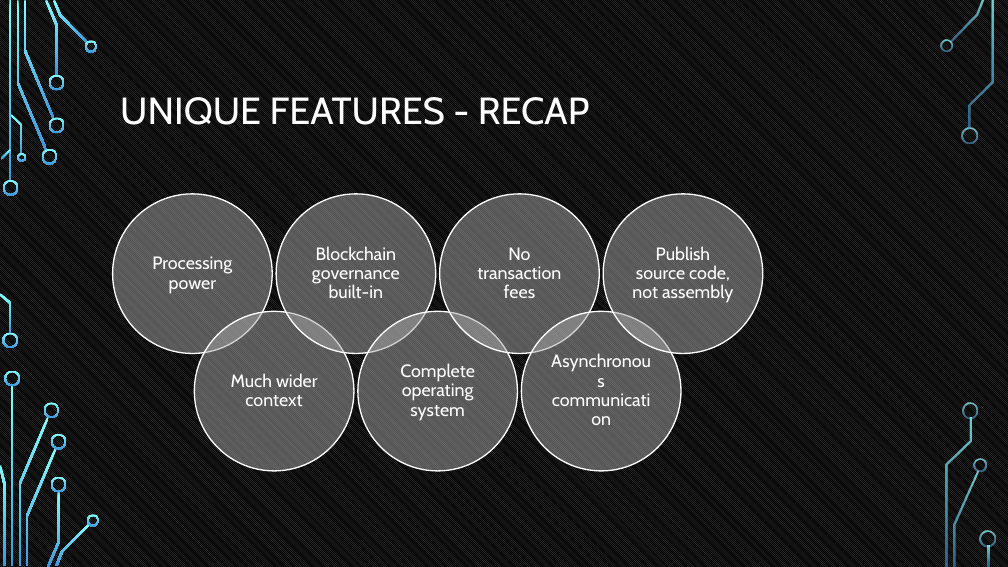
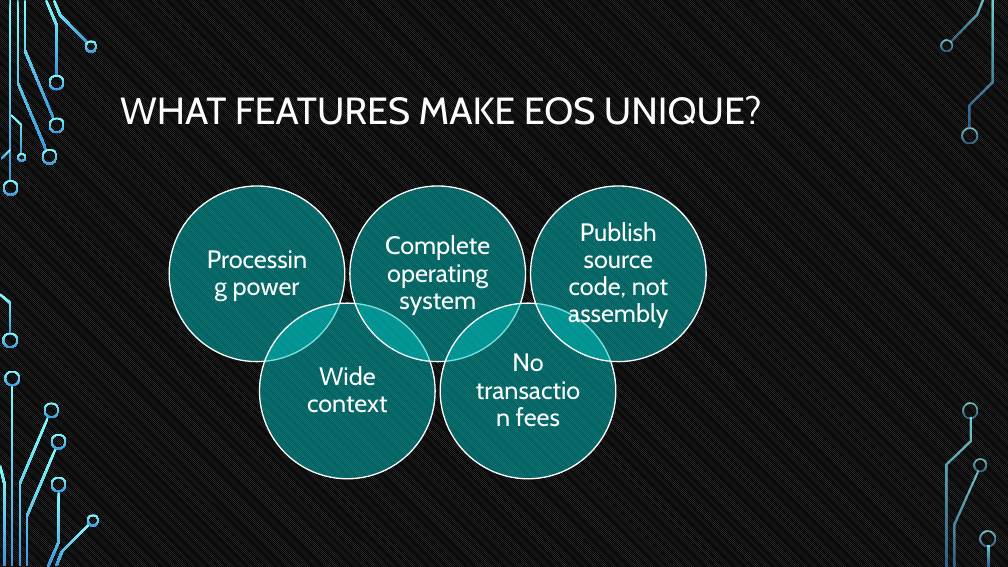
Before and after one commit to tokenika/tokenika.github.io, a slide deck: slide 33 of WarsawBlock.pptx (slide 36 before the commit). Drawn at 1008x567 pixels with LibreOffice and Linux fonts; fonts in the diff are those of the drawing; background and template pictures are left out. Boxes give left, top, right and bottom in pixels: in the first picture for what was removed or moved away, otherwise in the second. Text is boxed around its words. In the diff, an @@ line names an element or a change of style, - is before the commit and + after.

```diff
--- a/WarsawBlock.pptx
+++ b/WarsawBlock.pptx
@@ title at [120,95,762,125]: text changed @@
-UNIQUE FEATURES - RECAP
+WHAT FEATURES MAKE EOS UNIQUE?
@@ ellipse: place and size @@
-ellipse at [113,194,272,353]
+ellipse at [169,186,345,361]
@@ fill #A6A6A6 at 50% opacity to #00C0C0 at 50% opacity in 5 elements at [169,186,345,361], [531,186,706,361], [259,303,435,479], [440,303,616,479], [350,186,526,361] @@
@@ ellipse: place and size @@
-ellipse at [276,194,436,353]
+ellipse at [350,186,526,361]
@@ ellipse: place and size @@
-ellipse at [603,194,763,353]
+ellipse at [531,186,706,361]
@@ text "Processing power": place and size @@
-text "Processing power" at [152,256,232,294]
+text "Processing power" at [233,282,300,301]
@@ text "Complete operating system": place and size @@
-text "Complete operating system" at [400,363,475,421]
+text "Complete operating system" at [385,235,490,315]
@@ text "Publish source code, not assembly": place and size @@
-text "Publish source code, not assembly" at [632,246,733,303]
+text "Publish source code, not assembly" at [568,222,668,328]
@@ ellipse: place and size @@
-ellipse at [194,312,354,471]
+ellipse at [259,303,435,479]
@@ ellipse: place and size @@
-ellipse at [522,312,681,471]
+ellipse at [440,303,616,479]
@@ size 17 to 24 pt; more space between paragraphs in 4 elements at [233,282,300,301], [568,222,668,328], [385,235,490,315], [512,353,560,427] @@
@@ text "No transaction fees": place and size @@
-text "No transaction fees" at [477,247,561,298]
+text "No transaction fees" at [512,353,560,427]
@@ group removed at [312,194,658,471]: 2 texts, 2 ellipses @@
-Blockchain governance built-in
-Asynchronous communication
@@ text at [307,366,388,413]: text changed; size 17 to 24 pt @@
-Much wider context
+Wide context
```
Also in this commit, not shown: 25 other slides changed, 5 slides added, 2 slides removed, 1 other file.
